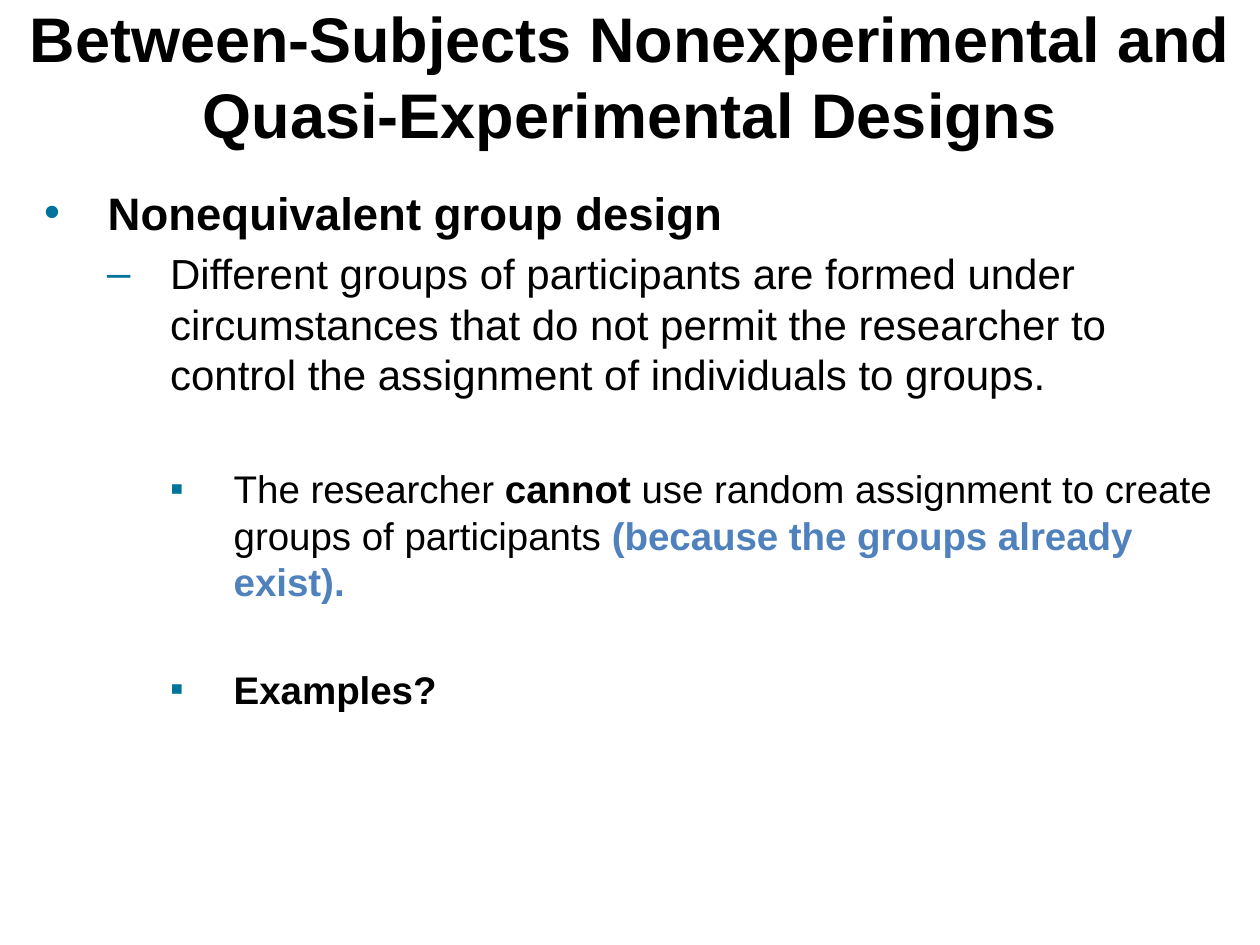
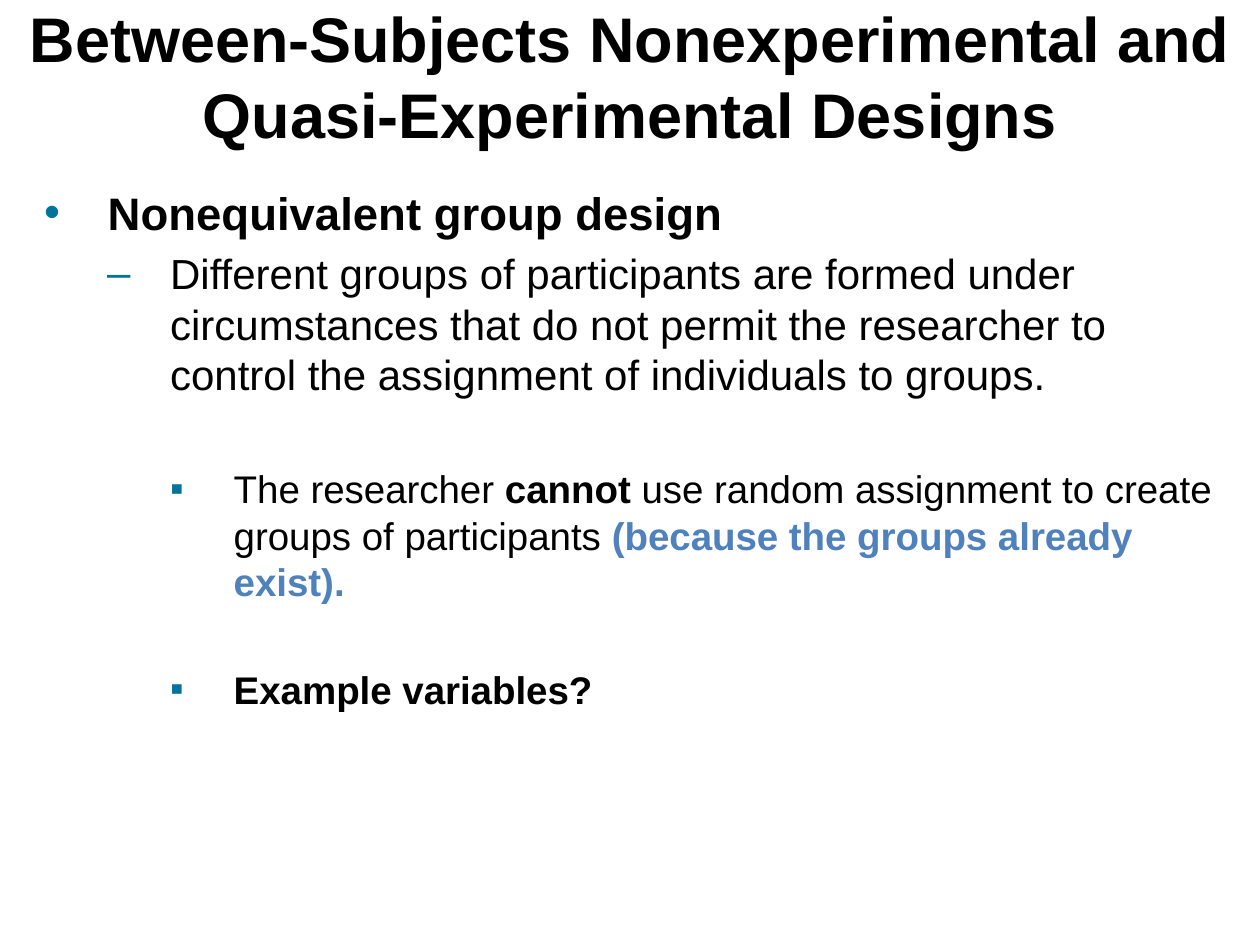
Before and after one commit to npm27/Teaching-Materials, a slide deck: slide 5 of Research Methods/Slides/Chapter 10.pptx. Drawn at 1260x945 pixels with LibreOffice and Linux fonts; fonts in the diff are those of the drawing. Boxes give left, top, right and bottom in pixels: in the first picture for what was removed or moved away, otherwise in the second. Text is boxed around its words. In the diff, an @@ line names an element or a change of style, - is before the commit and + after.

```diff
--- a/Research Methods/Slides/Chapter 10.pptx
+++ b/Research Methods/Slides/Chapter 10.pptx
@@ text at (234,676,592,711): text changed @@
-    ▪ Examples?
+    ▪ Example variables?
```
Also in this commit, not shown: 1 other slide changed, 2 other files.
